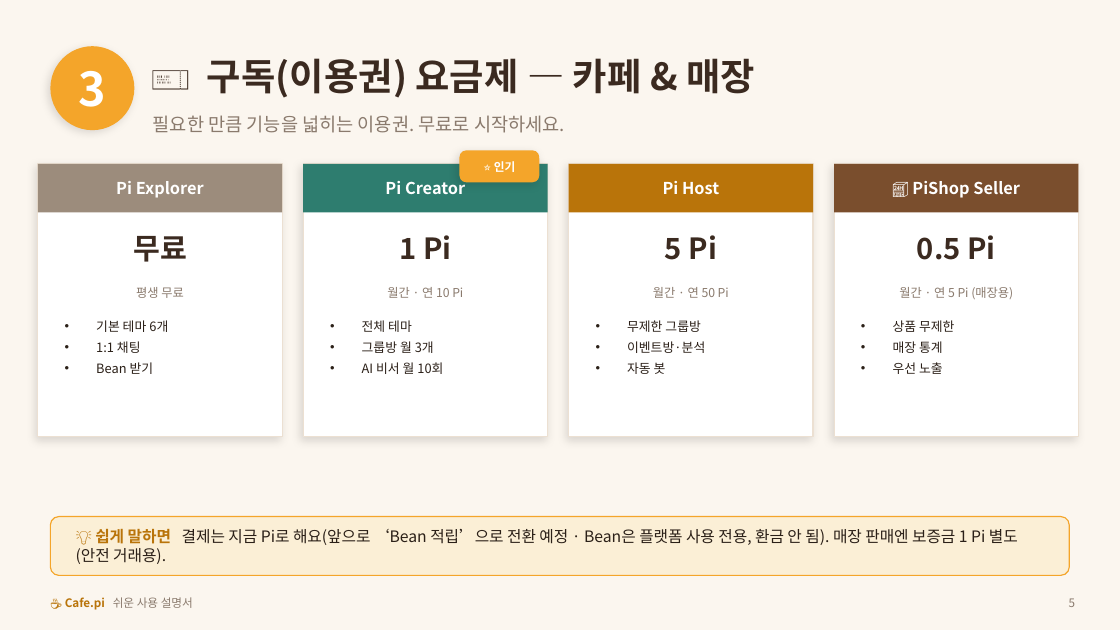
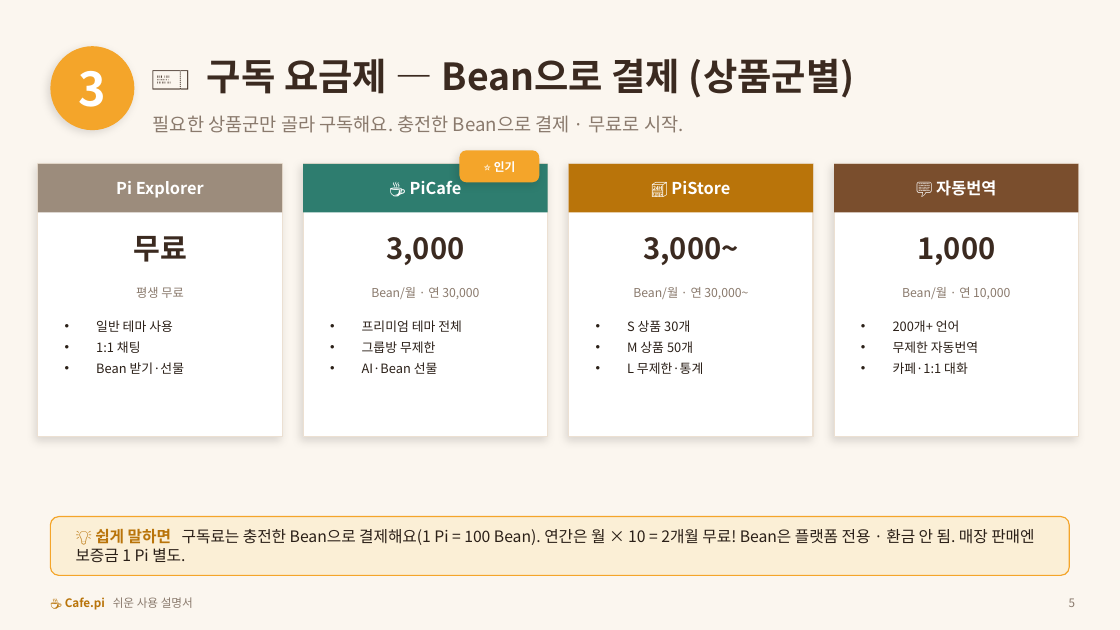
Before and after one commit to anakinwon/loginpi, a slide deck: slide 5 of docs/Cafe.pi_쉬운_사용자매뉴얼.pptx. Drawn at 1120x630 pixels with LibreOffice and Linux fonts; fonts in the diff are those of the drawing. Boxes give left, top, right and bottom in pixels: in the first picture for what was removed or moved away, otherwise in the second. Text is boxed around its words. In the diff, an @@ line names an element or a change of style, - is before the commit and + after.

```diff
--- a/docs/Cafe.pi_쉬운_사용자매뉴얼.pptx
+++ b/docs/Cafe.pi_쉬운_사용자매뉴얼.pptx
@@ text at box(207, 58, 855, 98): text changed @@
-🎫 구독(이용권) 요금제 — 카페 & 매장
+🎫 구독 요금제 — Bean으로 결제 (상품군별)
@@ text at box(153, 115, 683, 133): text changed @@
-필요한 만큼 기능을 넓히는 이용권. 무료로 시작하세요.
+필요한 상품군만 골라 구독해요. 충전한 Bean으로 결제 · 무료로 시작.
@@ text at box(410, 178, 462, 194): text changed @@
-Pi Creator
+☕ PiCafe
@@ text at box(671, 181, 730, 195): text changed @@
-Pi Host
+🏪 PiStore
@@ text at box(936, 180, 996, 196): text changed @@
-🏪 PiShop Seller
+💬 자동번역
@@ text at box(386, 237, 464, 265): text changed @@
-1 Pi
+3,000
@@ text at box(643, 237, 738, 265): text changed @@
-5 Pi
+3,000~
@@ text at box(917, 237, 995, 265): text changed @@
-0.5 Pi
+1,000
@@ text at box(371, 287, 479, 299): text changed @@
-월간 · 연 10 Pi
+Bean/월 · 연 30,000
@@ text at box(633, 287, 748, 299): text changed @@
-월간 · 연 50 Pi
+Bean/월 · 연 30,000~
@@ text at box(902, 287, 1010, 299): text changed @@
-월간 · 연 5 Pi (매장용)
+Bean/월 · 연 10,000
@@ text at box(96, 320, 173, 332): text changed @@
-• 기본 테마 6개
+• 일반 테마 사용
@@ text at box(362, 320, 462, 374): text changed @@
-• 전체 테마
-• 그룹방 월 3개
-• AI 비서 월 10회
+• 프리미엄 테마 전체
+• 그룹방 무제한
+• AI·Bean 선물
@@ text at box(627, 320, 703, 374): text changed @@
-• 무제한 그룹방
-• 이벤트방·분석
-• 자동 봇
+• S 상품 30개
+• M 상품 50개
+• L 무제한·통계
@@ text at box(893, 320, 978, 374): text changed @@
-• 상품 무제한
-• 매장 통계
-• 우선 노출
+• 200개+ 언어
+• 무제한 자동번역
+• 카페·1:1 대화
@@ text at box(96, 362, 185, 374): text changed @@
-• Bean 받기
+• Bean 받기·선물
@@ text at box(76, 529, 1034, 562): text changed @@
-💡 쉽게 말하면 결제는 지금 Pi로 해요(앞으로 ‘Bean 적립’으로 전환 예정 · Bean은 플랫폼 사용 전용, 환금 안 됨). 매장 판매엔 보증금 1 Pi 별도(안전 거래용).
+💡 쉽게 말하면 구독료는 충전한 Bean으로 결제해요(1 Pi = 100 Bean). 연간은 월 × 10 = 2개월 무료! Bean은 플랫폼 전용 · 환금 안 됨. 매장 판매엔 보증금 1 Pi 별도.
```
Also in this commit, not shown: 4 other slides changed.
